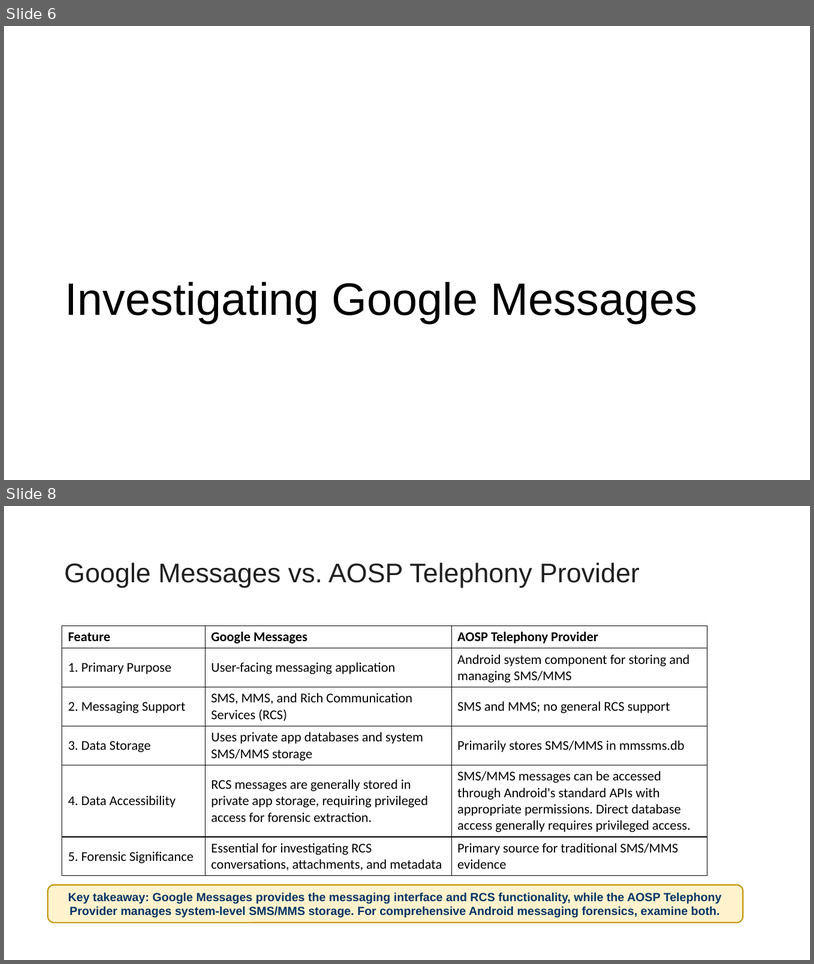
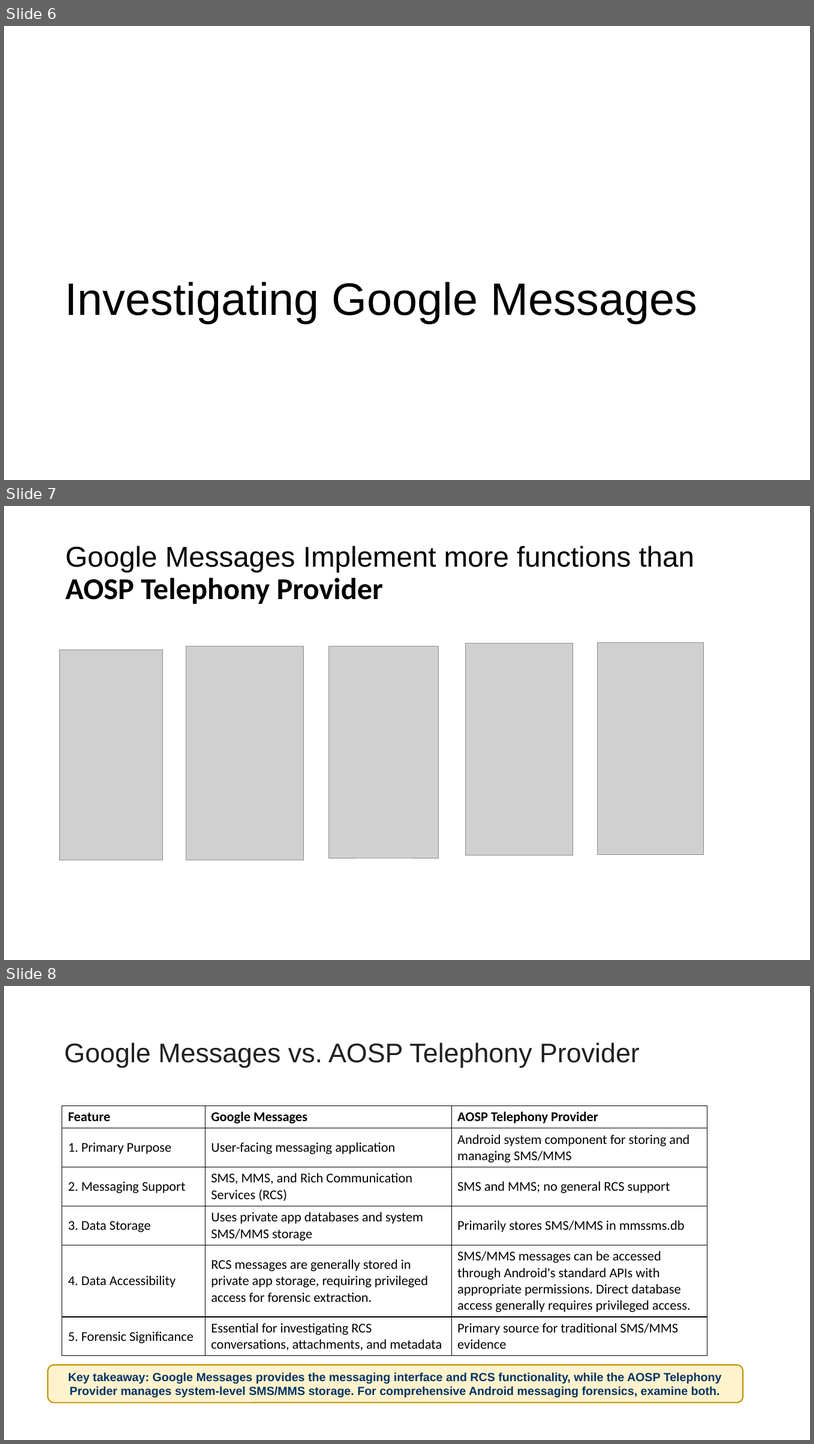
Before and after one commit to frankwxu/digital-forensics-lab, a slide deck: Android10/5_2_1_GMS_App_Investigations_Messaging.pptx. Shown one above the other, each under a label of ours: slides 6 and 8 before the commit, slides 6, 7 and 8 after it; the slides between them are not shown. The pictures are 814x964 and 814x1444 pixels, drawn with LibreOffice and Linux fonts; fonts in the diff are those of the drawing; grey boxes stand for pictures; background and template pictures are left out. Boxes give left, top, right and bottom in pixels: in the first picture for what was removed or moved away, otherwise in the second. Text is boxed around its words. In the diff, an @@ line names an element or a change of style, - is before the commit and + after.

```diff
--- a/Android10/5_2_1_GMS_App_Investigations_Messaging.pptx
+++ b/Android10/5_2_1_GMS_App_Investigations_Messaging.pptx
@@ slide 7 added at bbox=[4, 506, 810, 960], background #FFFFFF @@
@@ title added at bbox=[65, 546, 695, 604], 34 pt, text #000000 @@
+Google Messages Implement more functions than AOSP Telephony Provider
@@ picture added at bbox=[60, 649, 163, 860] @@
@@ picture added at bbox=[186, 646, 304, 860] @@
@@ picture added at bbox=[329, 646, 438, 858] @@
@@ picture added at bbox=[466, 643, 573, 855] @@
@@ picture added at bbox=[598, 643, 704, 855] @@
```
Also in this commit, not shown: 4 slides changed, 3 other slides added, 4 slides removed.
